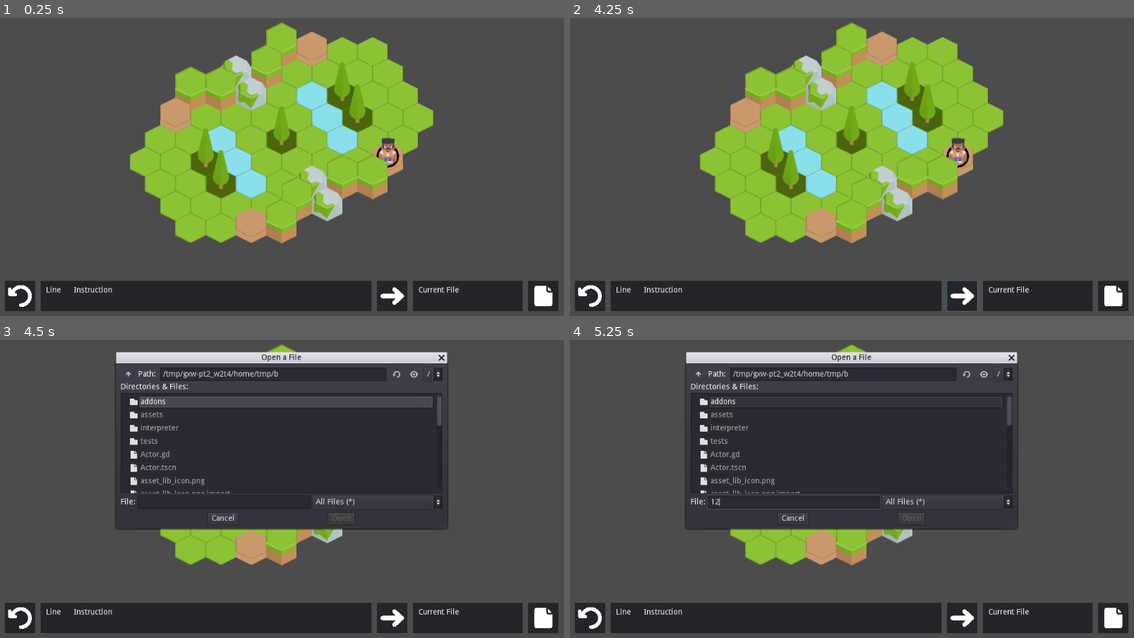
Above: before the commit, frames 1-4 (two rows, left to right).
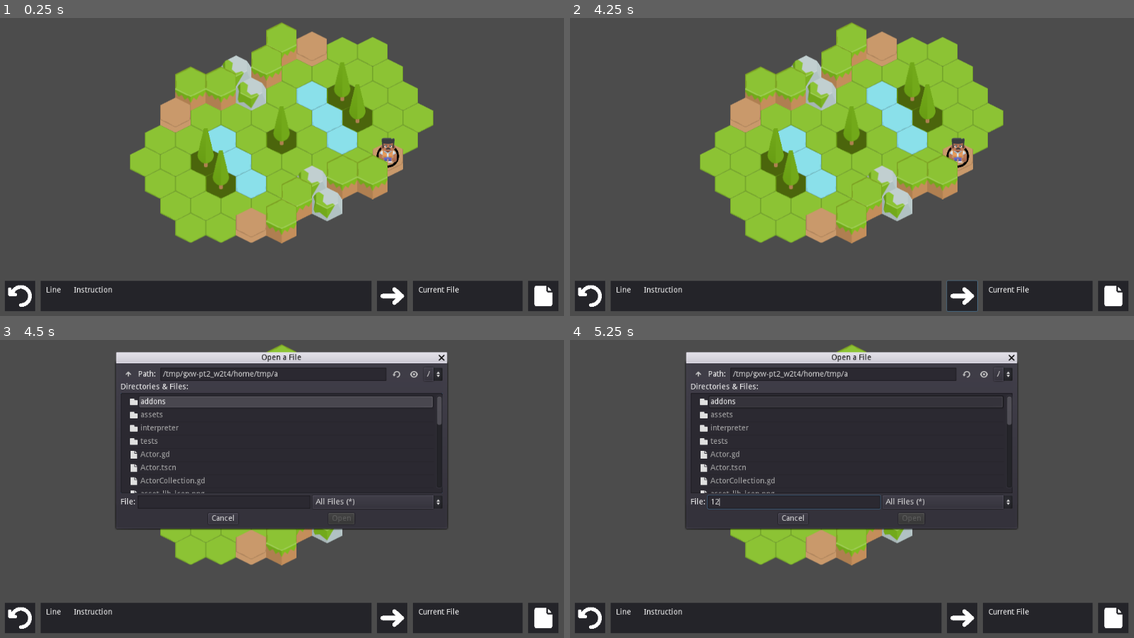
Above: after the commit, the same moments.

Repository: pitrak1/code-battle
Game: Godot game, scene res://Main.tscn
Same seed, same stepped clock (60 frames per second), same inputs: the game is played once before the commit and once after it.
Inputs (mouse positions are in pixels of both pictures, inside the frame that each line leads up to):
- Up to frame 1 (0.25 s): no input
- Up to frame 2 (4.25 s): click (592, 295) at 0.5 s; click (592, 295) at 1.25 s; click (592, 295) at 2 s; click (964, 295) at 2.75 s; click (964, 295) at 3.5 s
- Up to frame 3 (4.5 s): click (541, 617) at 4.25 s
- Up to frame 4 (5.25 s): click (795, 500) at 5.02 s; type "12" at 5.1 s

Frames 1-2 are identical in both runs. In frame 3, 0.1% of the frame differs, in the area x 24-79%, y 10-52%; in frame 4, 0.1%.

Commit message:
basics of actor finding working

Diff:
--- /dev/null
+++ b/ActorCollection.gd
@@ -0,0 +1,14 @@
+var actors = []
+
+var __actorScene = preload("res://Actor.tscn")
+
+func create_actor(actor_name, character_type, grid_position):
+	var __actor = __actorScene.instance()
+	__actor.setup(actor_name, character_type, grid_position)
+	actors.push_back(__actor)
+	return __actor
+
+func get_actor_by_name(actor_name):
+	for actor in actors:
+		if actor.actor_name == actor_name:
+			return actor
--- a/Consts.gd
+++ b/Consts.gd
@@ -65,7 +65,7 @@
 const WHITESPACE = ['\t', '\n', ' ']
 const DIGITS = ['0', '1', '2', '3', '4', '5', '6', '7', '8', '9']
 const LETTERS = ['a', 'b', 'c', 'd', 'e', 'f', 'g', 'h', 'i', 'j', 'k', 'l', 'm', 'n', 'o', 'p', 'q', 'r', 's', 't', 'u', 'v', 'w', 'x', 'y', 'z']
-const KEYWORDS = ['var', 'print', 'highlight', 'if', 'while', 'function', 'return', 'import', 'export', 'class', 'get_tile_info']
+const KEYWORDS = ['var', 'print', 'highlight', 'if', 'while', 'function', 'return', 'import', 'export', 'class', 'get_tile_info', 'get_actor_by_name', 'get_actor_by_grid_position']
 const SEPARATORS = ['(', ')', '{', '}', ',', '[', ']', ':']
 const OPERATORS = ['==', '<', '>', '+', '*']
 const BOOLEANS = ['true', 'false']
--- a/Tile.gd
+++ b/Tile.gd
@@ -37,6 +37,9 @@
 
 	__actor = actor
 
+func get_actor():
+	return __actor;
+
 func highlight():
 	$HighlightSprite.show()
 
--- a/World.gd
+++ b/World.gd
@@ -1,10 +1,13 @@
 extends Node2D
 
 var __tileScene = preload("res://Tile.tscn")
-var __actorScene = preload("res://Actor.tscn")
+var __actorCollection = preload("res://ActorCollection.gd")
 
 var tiles = []
-var actors = []
+var actors
+
+func _ready():
+	actors = __actorCollection.new()
 
 func setup(level):
 	var window_dimensions = self.get_viewport_rect().size
@@ -35,17 +38,11 @@
 		)
 
 func create_and_place_actor(actor_name, character_type, grid_position):
-	var __actor = __actorScene.instance()
-	__actor.setup(actor_name, character_type, grid_position)
-	actors.push_back(__actor)
+	var __actor = actors.create_actor(actor_name, character_type, grid_position)
 	tiles[grid_position.x][grid_position.y].set_actor(__actor)
 
 func move_actor(actor_name, grid_position):
-	var __actor
-	for actor in actors:
-		if actor.actor_name == actor_name:
-			__actor = actor
-			break
+	var __actor = actors.get_actor_by_name(actor_name)
 
 	if __actor:
 		var __current_position = __actor.grid_position
@@ -58,3 +55,9 @@
 
 func get_tile_info(grid_position):
 	return tiles[grid_position.x][grid_position.y].get_tile_info()
+
+func get_actor_by_grid_position(grid_position):
+	return tiles[grid_position.x][grid_position.y].get_actor().actor_name
+
+func get_actor_by_name(actor_name):
+	return actors.get_actor_by_name(actor_name).actor_name
--- a/interpreter/Interpreter.gd
+++ b/interpreter/Interpreter.gd
@@ -123,6 +123,12 @@
 	elif (function_name == 'highlight'):
 		assert(len(args), 2)
 		world.highlight(Vector2(args[0], args[1]))
+	elif (function_name == 'get_actor_by_name'):
+		assert(len(args), 1)
+		return world.get_actor_by_name(args[0])
+	elif (function_name == 'get_actor_by_grid_position'):
+		assert(len(args), 2)
+		return world.get_actor_by_grid_position(Vector2(args[0], args[1]))
 
 func __handle_if(instruction, scopes):
 	var expression = __interpret_instruction(instruction.expression, scopes)
Not shown, changed: showcase.btl
